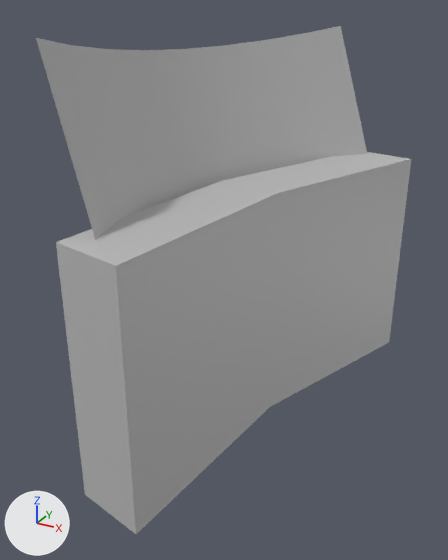
The FBX model Assets/!WeAreAthomic/PROPS/1P_LABTUTORIAL/DATA/Pantalla_Stats/P_PantallaStats.fbx: old version first, new version second.
Rendered twice from a camera (50 mm lens) standing at (0.003, -0.673, 0.492) and looking at (-0.387, 0.035, 0.137). The axes (+X, +Y, +Z) are drawn at lower left. The lights are the same throughout. Where no turn or scale is listed for an object, it has been applied to the vertices.

The first picture shows 'Laboratorio_Neftis_polySurface21', 'pCube1'.
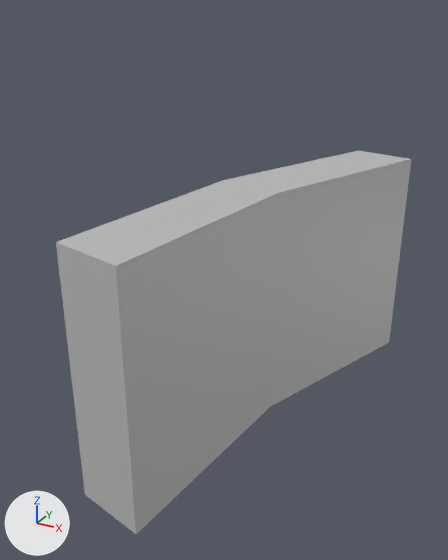
Patch to the scene script:
```diff
--- a/Assets/!WeAreAthomic/PROPS/1P_LABTUTORIAL/DATA/Pantalla_Stats/P_PantallaStats.fbx.py
+++ b/Assets/!WeAreAthomic/PROPS/1P_LABTUTORIAL/DATA/Pantalla_Stats/P_PantallaStats.fbx.py
@@ ob_laboratorio_neftis_polysurface21 @@
-ob_laboratorio_neftis_polysurface21 = bpy.data.objects.new('Laboratorio_Neftis_polySurface21', me_mesh_002)
-ob_laboratorio_neftis_polysurface21.location = (-0.443, 0.11, 0.289)
```

Where the change shows, as pixel boxes [x1, y1, x2, y2] in the pictures (448 x 560 px):
'Laboratorio_Neftis_polySurface21', deleted
    before: [36, 26, 367, 240]
